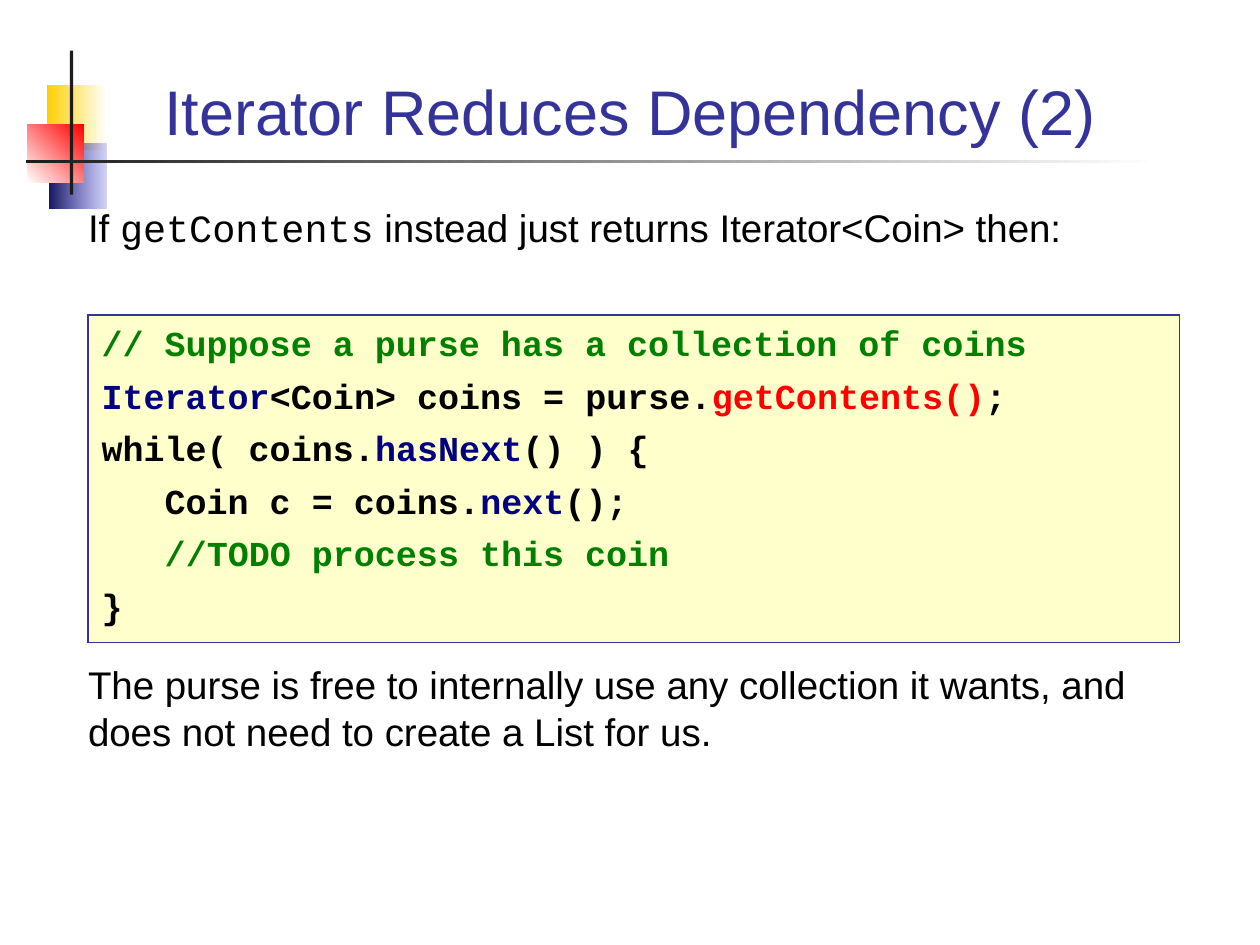
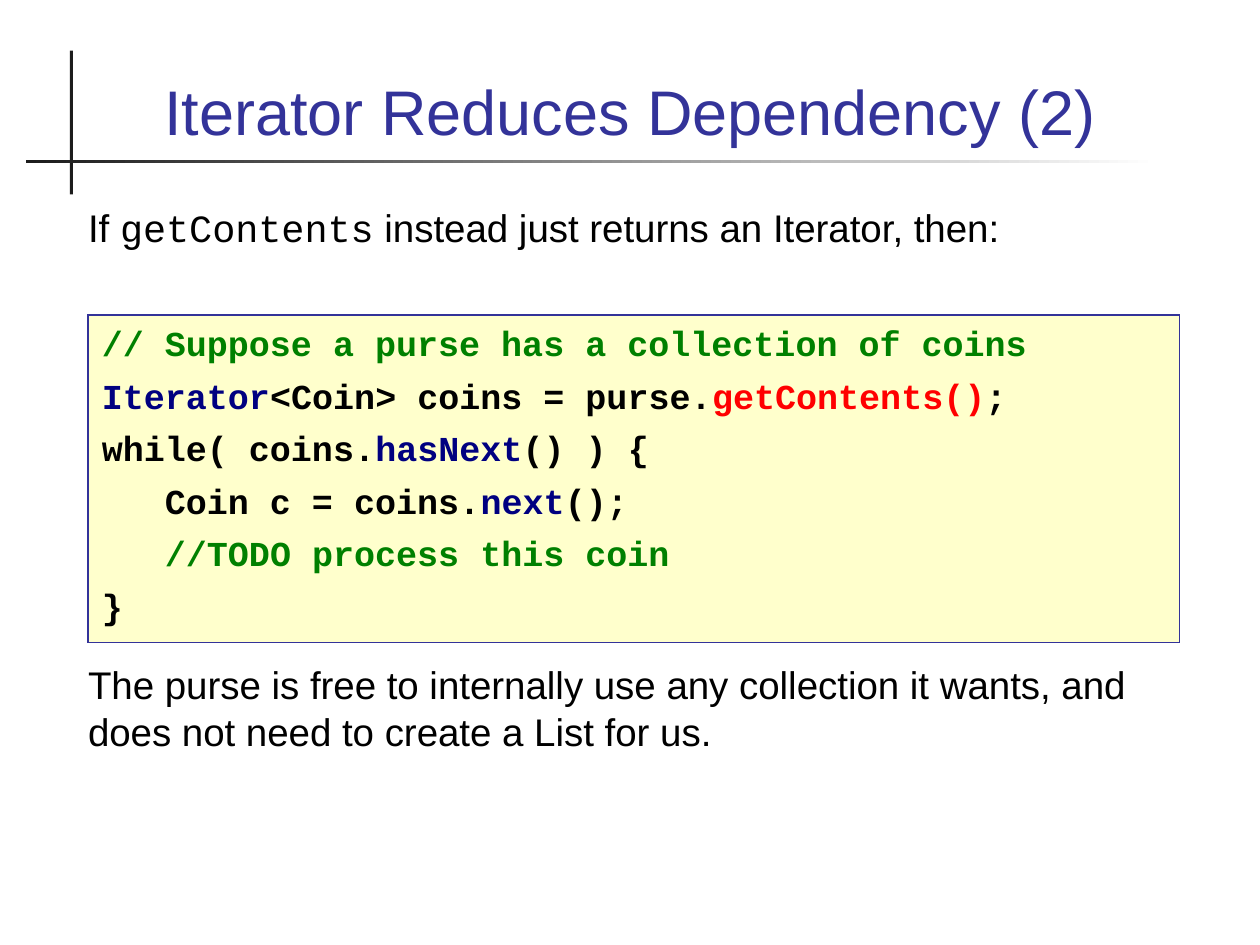
Before and after one commit to skeoop/skeoop.github.io, a slide deck: slide 5 of week3/Iterators.ppt. Drawn at 1260x945 pixels with LibreOffice and Linux fonts; fonts in the diff are those of the drawing. Boxes give left, top, right and bottom in pixels: in the first picture for what was removed or moved away, otherwise in the second. Text is boxed around its words. In the diff, an @@ line names an element or a change of style, - is before the commit and + after.

```diff
--- a/week3/Iterators.ppt
+++ b/week3/Iterators.ppt
@@ rectangle removed at (47,84,106,150) @@
@@ rectangle removed at (28,125,84,183) @@
@@ rectangle removed at (49,144,106,209) @@
@@ text at (88,214,999,250): text changed @@
-If getContents instead just returns Iterator<Coin> then:
+If getContents instead just returns an Iterator, then:
```
Also in this commit, not shown: 12 other slides changed, 18 other files.
